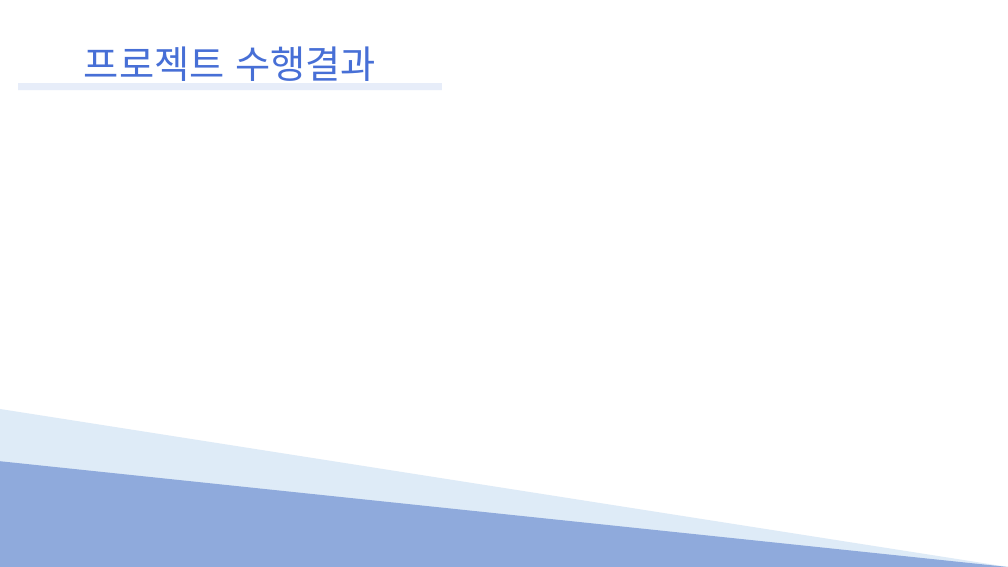
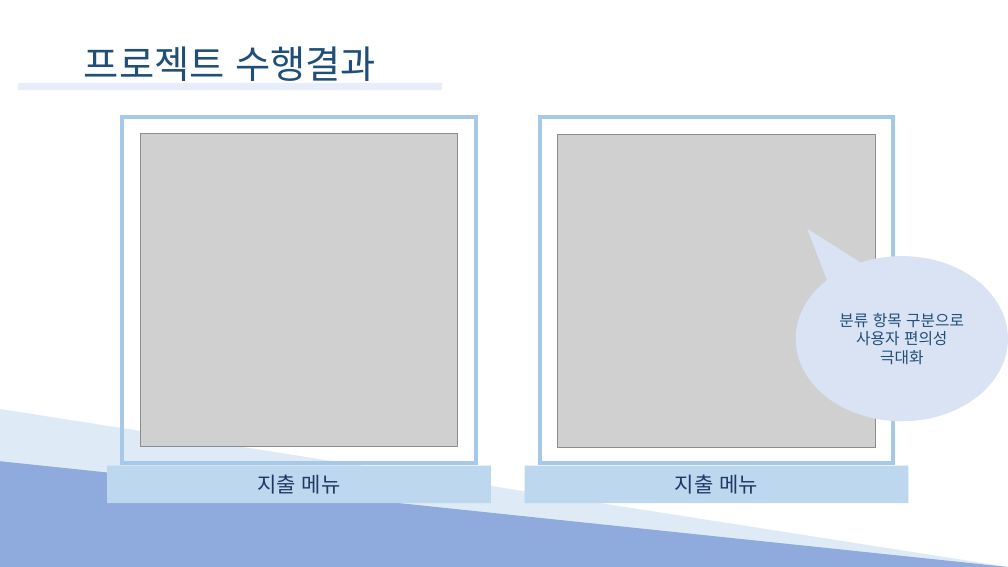
Before and after one commit to Hyno2/C-project, a slide deck: slide 13 of PPT/System.pptx (slide 17 before the commit). Drawn at 1008x567 pixels with LibreOffice and Linux fonts; fonts in the diff are those of the drawing; grey boxes stand for pictures. Boxes give left, top, right and bottom in pixels: in the first picture for what was removed or moved away, otherwise in the second. Text is boxed around its words. In the diff, an @@ line names an element or a change of style, - is before the commit and + after.

```diff
--- a/PPT/System.pptx
+++ b/PPT/System.pptx
@@ text "프로젝트 수행결과" at (84, 46, 376, 81): text colour #476FD6 to #1F4E79 @@
@@ rectangle added at (122, 117, 476, 463), outline #A6C9E8 4.5 pt @@
@@ rectangle added at (540, 117, 893, 463), outline #A6C9E8 4.5 pt @@
@@ picture added at (140, 133, 457, 445) @@
@@ picture added at (558, 134, 875, 447) @@
@@ speech bubble added at (796, 256, 1008, 421), fill #DAE3F3, 18 pt, text #1F4E79 @@
+분류 항목 구분으로 사용자 편의성 극대화
@@ rectangle added at (107, 466, 491, 503), fill #BDD7EE, 24 pt, text #203864 @@
+지출 메뉴
@@ rectangle added at (525, 466, 908, 503), fill #BDD7EE, 24 pt, text #203864 @@
+지출 메뉴
```
Also in this commit, not shown: 8 other slides changed, 3 slides added, 15 slides removed.
